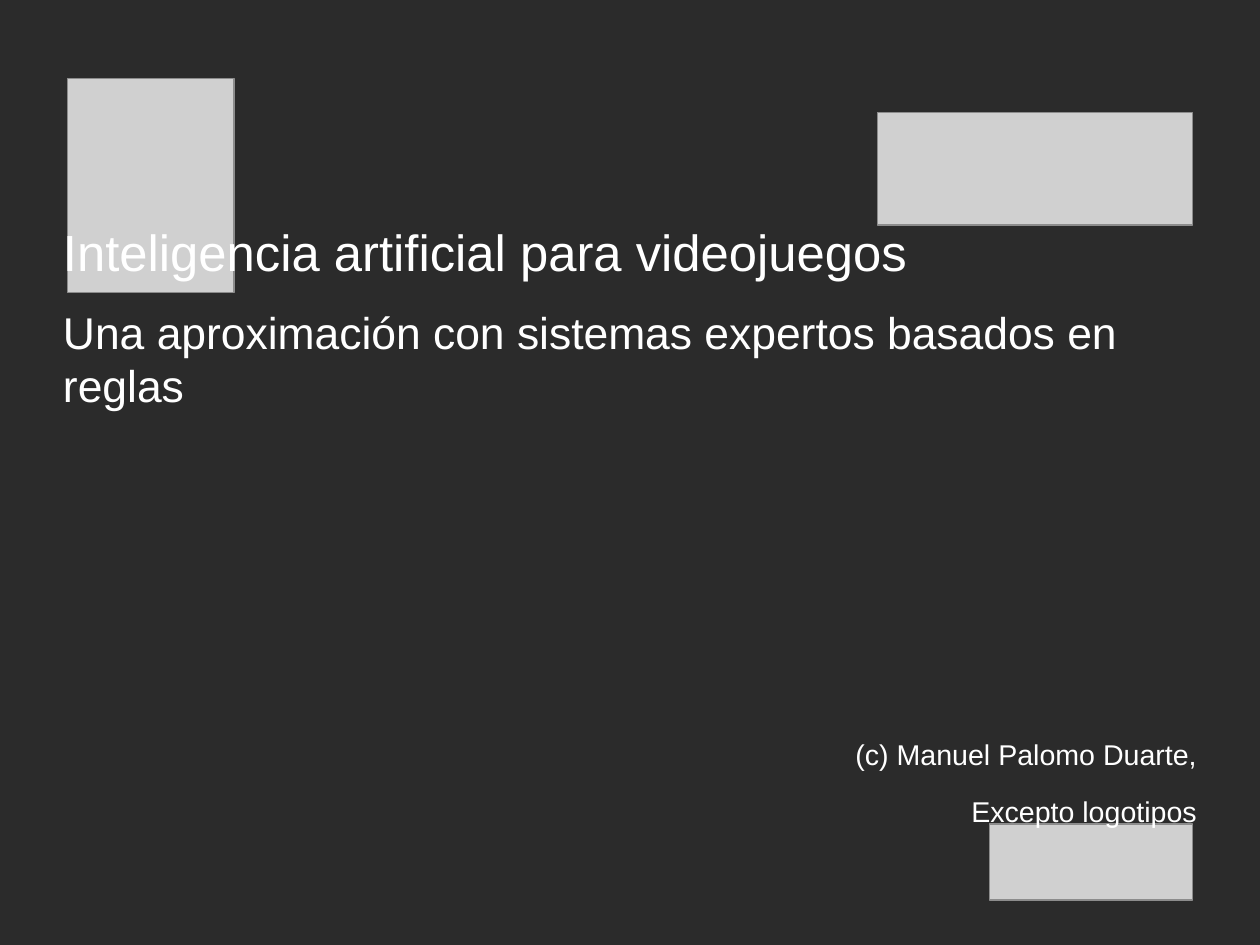
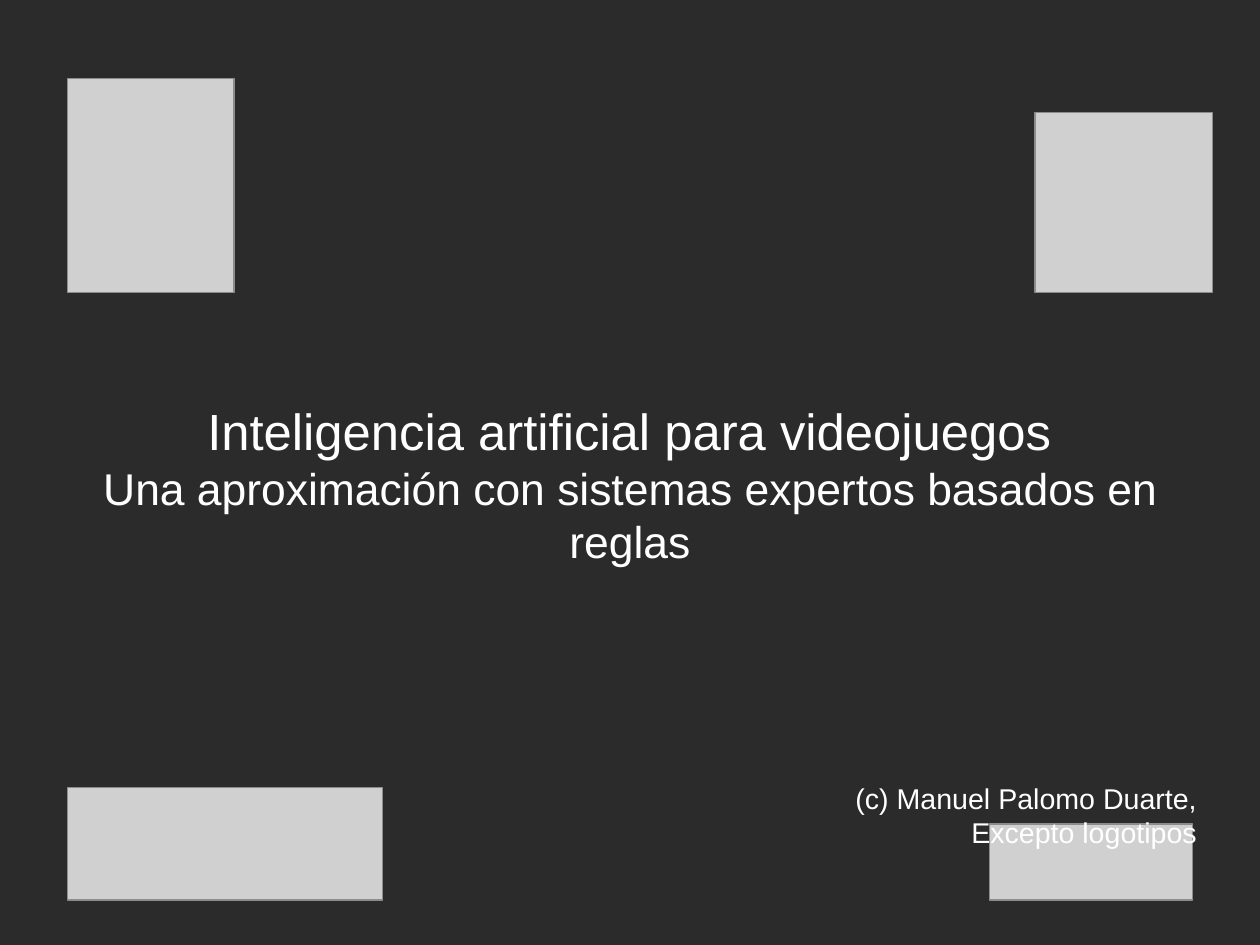
Before and after one commit to rompehielos013013013/gsiege, a slide deck: slide 1 of presentacion/expertoUCLM2014/SSEE-IA.odp. Drawn at 1260x945 pixels with LibreOffice and Linux fonts; fonts in the diff are those of the drawing; grey boxes stand for pictures; background and template pictures are left out; a plain dark background stands for a picture behind light text. Boxes give left, top, right and bottom in pixels: in the first picture for what was removed or moved away, otherwise in the second. Text is boxed around its words. In the diff, an @@ line names an element or a change of style, - is before the commit and + after.

```diff
--- a/presentacion/expertoUCLM2014/SSEE-IA.odp
+++ b/presentacion/expertoUCLM2014/SSEE-IA.odp
@@ picture added at box(1036, 112, 1213, 292) @@
@@ subtitle "Inteligencia artificial para videojuegos" at box(103, 413, 1197, 849): alignment left to centre; less space between paragraphs; vertical alignment top to middle @@
@@ picture: place and size @@
-picture at box(878, 112, 1194, 224)
+picture at box(67, 788, 383, 900)
```
Also in this commit, not shown: 6 other slides changed, 7 slides added, 1 slide removed, 1 other file.
